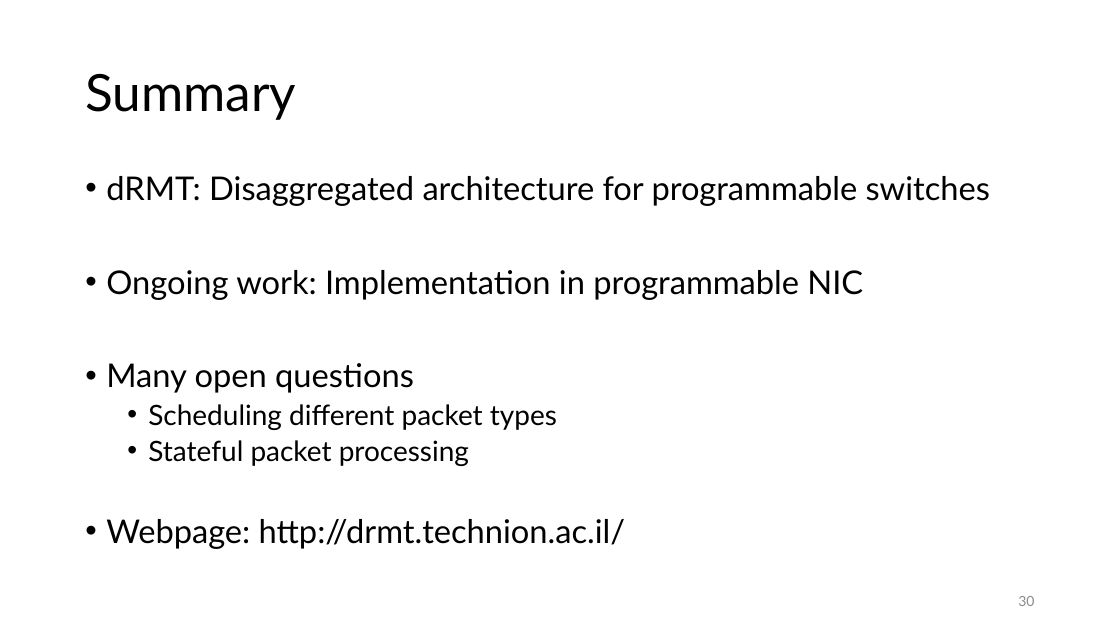
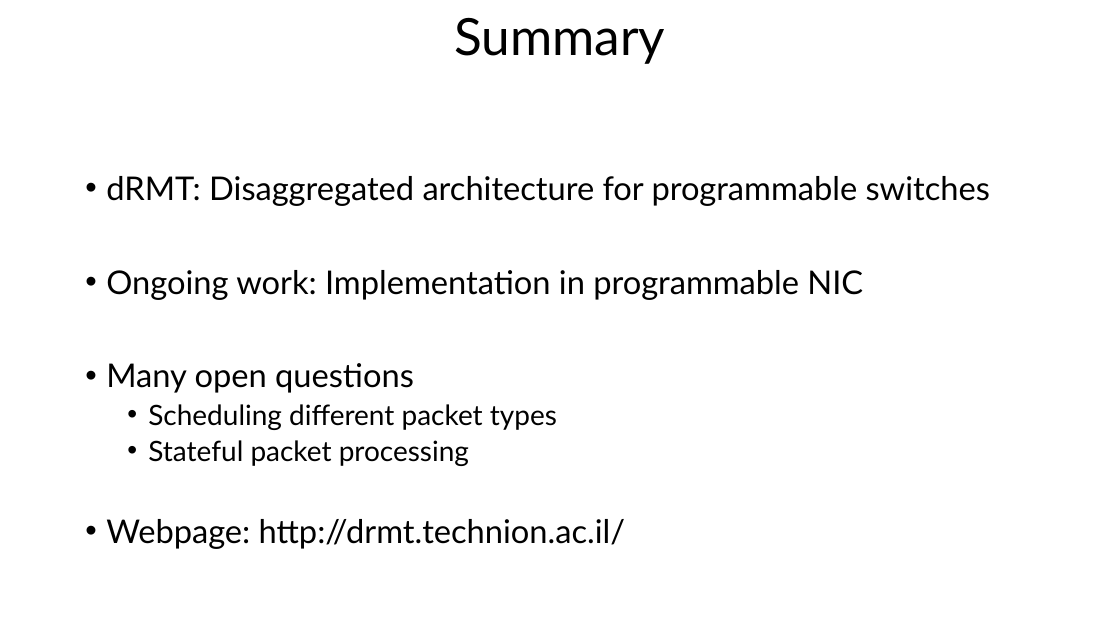
Before and after one commit to anirudhSK/drmt_talk, a slide deck: slide 28 of drmt_sigcomm.pptx (slide 30 before the commit). Drawn at 1120x630 pixels with LibreOffice and Linux fonts; fonts in the diff are those of the drawing. Boxes give left, top, right and bottom in pixels: in the first picture for what was removed or moved away, otherwise in the second. Text is boxed around its words. In the diff, an @@ line names an element or a change of style, - is before the commit and + after.

```diff
--- a/drmt_sigcomm.pptx
+++ b/drmt_sigcomm.pptx
@@ title "Summary": place and size @@
-title "Summary" at (85,73,296,120)
+title "Summary" at (454,17,665,64)
@@ title "Summary" at (454,17,665,64): alignment left to centre @@
@@ page number removed at (1018,596,1034,606) @@
-30
```
Also in this commit, not shown: 34 other slides changed, 1 slide added, 2 slides removed.
